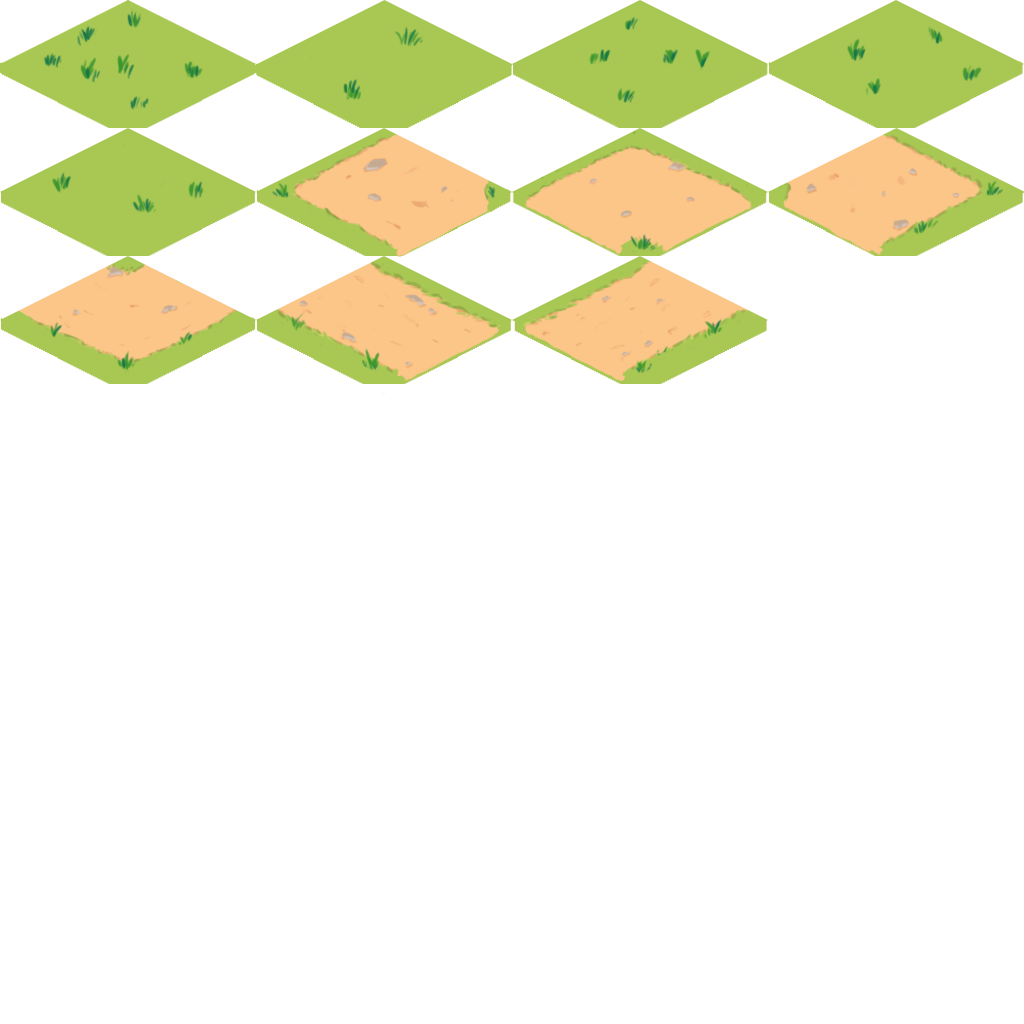
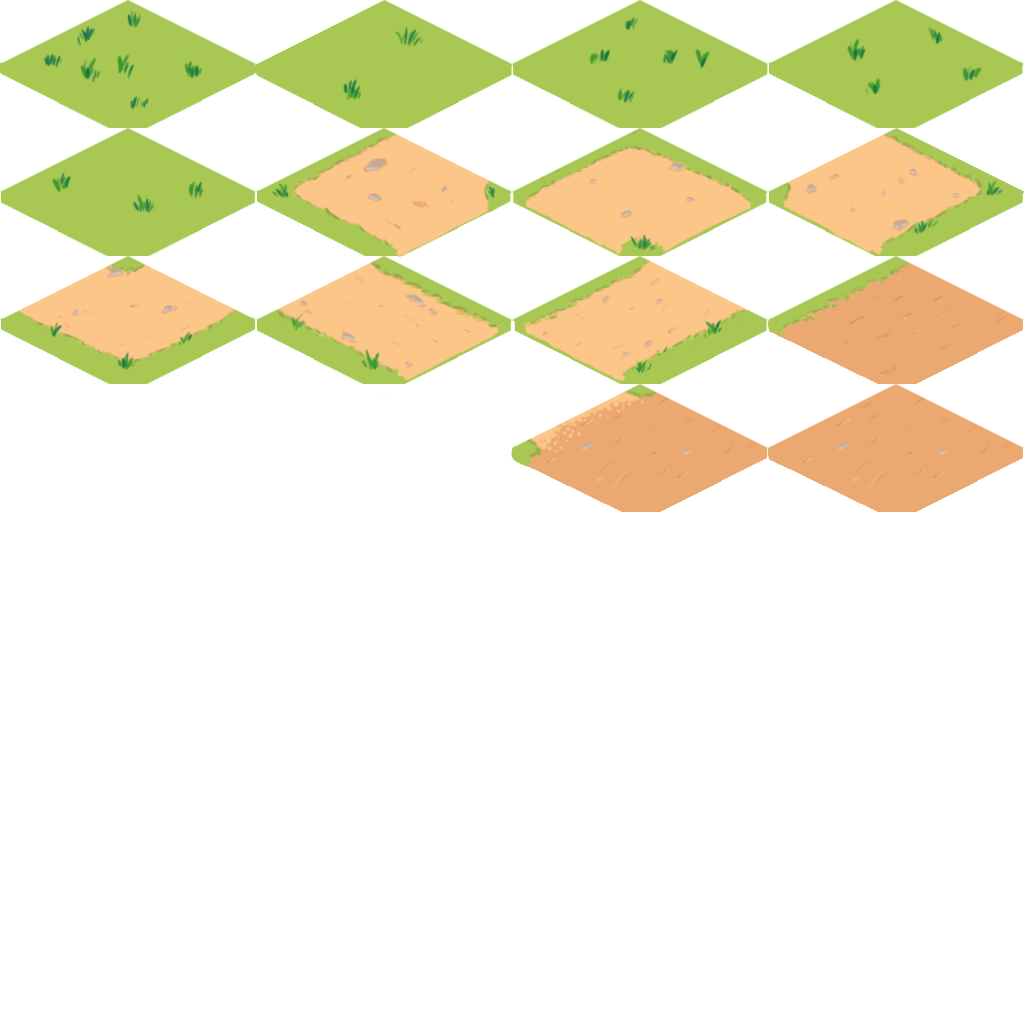
Comparing the layer stacks of the two (1024, 1024) images. Changes:
removed group "Ponf" (2 layers) over (x1=600, y1=501, x2=681, y2=512)
added group "Dirt" with 12 layers above "Extrude" over (x1=511, y1=256, x2=1024, y2=512)
added group "road-to-dirt" with 3 layers in group "Dirt" over (x1=511, y1=384, x2=790, y2=512)
added layer "Layer 1" (2nd of 4, in "Dirt" › "road-to-dirt") in group "road-to-dirt" over (x1=511, y1=384, x2=790, y2=512)
added layer "Rectangle 1 copy 3" (3rd of 5, in "Dirt" › "road-to-dirt") in group "road-to-dirt" over (x1=512, y1=384, x2=768, y2=512)
moved "Layer 8" (1st of 3, in "Dirt" › "road-to-dirt") into group "road-to-dirt", painted on it over (x1=511, y1=446, x2=767, y2=512)
added group "full" with 3 layers in group "Dirt" over (x1=742, y1=360, x2=1024, y2=512)
added layer "Layer 1" (3rd of 4, in "Dirt" › "full") in group "full" over (x1=742, y1=360, x2=1024, y2=512)
added layer "Rectangle 1 copy 3" (4th of 5, in "Dirt" › "full") in group "full" over (x1=768, y1=384, x2=1024, y2=512)
added layer "Layer 8" (2nd of 3, in "Dirt" › "full") in group "full" over (x1=766, y1=446, x2=1023, y2=512)
added group "Border" with 3 layers in group "Dirt" over (x1=767, y1=256, x2=1024, y2=403)
added layer "Layer 1" (4th of 4, in "Dirt" › "Border") in group "Border" over (x1=767, y1=256, x2=1024, y2=403)
added layer "Rectangle 1 copy 3" (5th of 5, in "Dirt" › "Border") in group "Border" over (x1=768, y1=256, x2=1024, y2=384)
added layer "Layer 8" (3rd of 3, in "Dirt" › "Border") in group "Border" over (x1=767, y1=318, x2=1023, y2=384)
